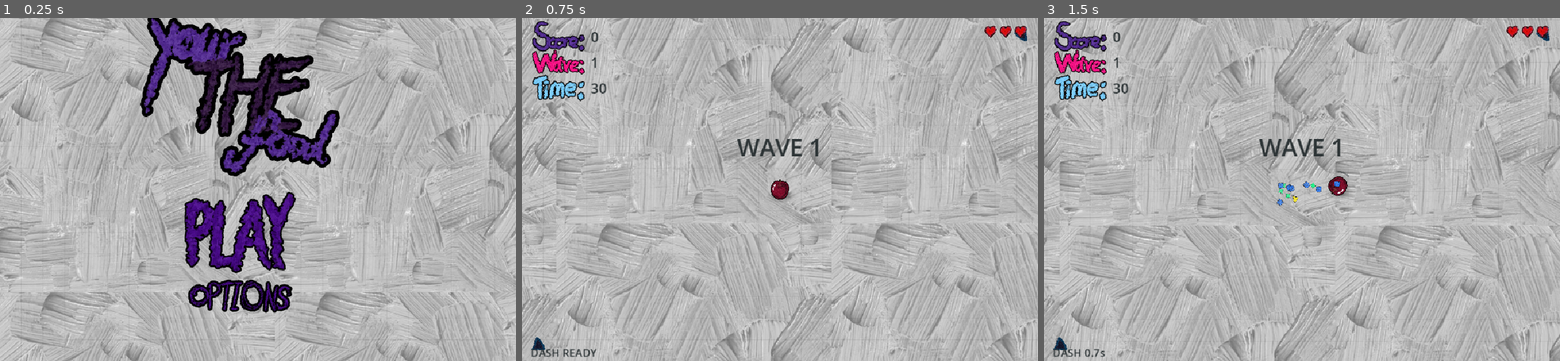
Above: before the commit, frames 1-3 (left to right).
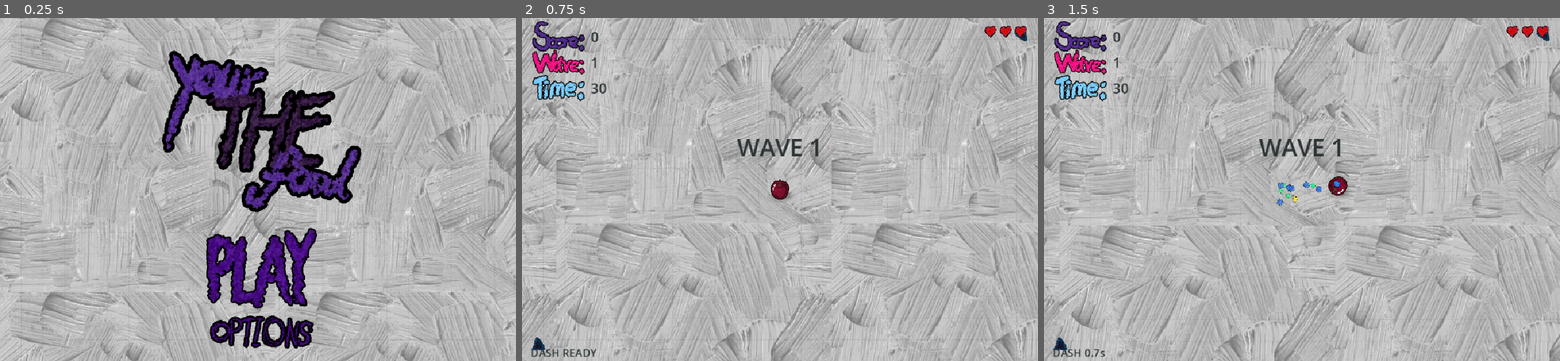
Above: after the commit, the same moments.

Repository: wizenroom/youre-the-food
Game: Godot game, scene res://scenes/main.tscn
Two runs of this game, one before a commit and one after it. Both use one fixed random seed, a clock stepped at 60 frames per second and the inputs below.
Inputs (mouse positions are in pixels of both pictures, inside the frame that each line leads up to; where the layout moved, square brackets give the same spot in the first picture):
- Up to frame 1 (0.25 s): no input
- Up to frame 2 (0.75 s): click (785, 268) [764, 230] at 0.5 s
- Up to frame 3 (1.5 s): tap Enter (menu_start) at 1.25 s; move the mouse to (1415, 172) at 1.27 s; hold D (move_right) from 1.28 s (still down); tap Space (dash) at 1.35 s

The runs differ from the first frame. In frame 1, 18% of the frame differs, in the area x 27-71%, y 0-97%; in frame 2, nothing differs; in frame 3, nothing differs.

Commit message:
Fixed Menu
accidentally moved menu in previous version. fixed

Diff:
--- a/scenes/main.tscn
+++ b/scenes/main.tscn
@@ -80,10 +80,10 @@
 anchors_preset = 15
 anchor_right = 1.0
 anchor_bottom = 1.0
-offset_left = -33.0
-offset_top = -61.0
-offset_right = -33.0
-offset_bottom = -61.0
+offset_left = 7.0
+offset_top = 6.0
+offset_right = 7.0
+offset_bottom = 6.0
 grow_horizontal = 2
 grow_vertical = 2
 mouse_filter = 2
